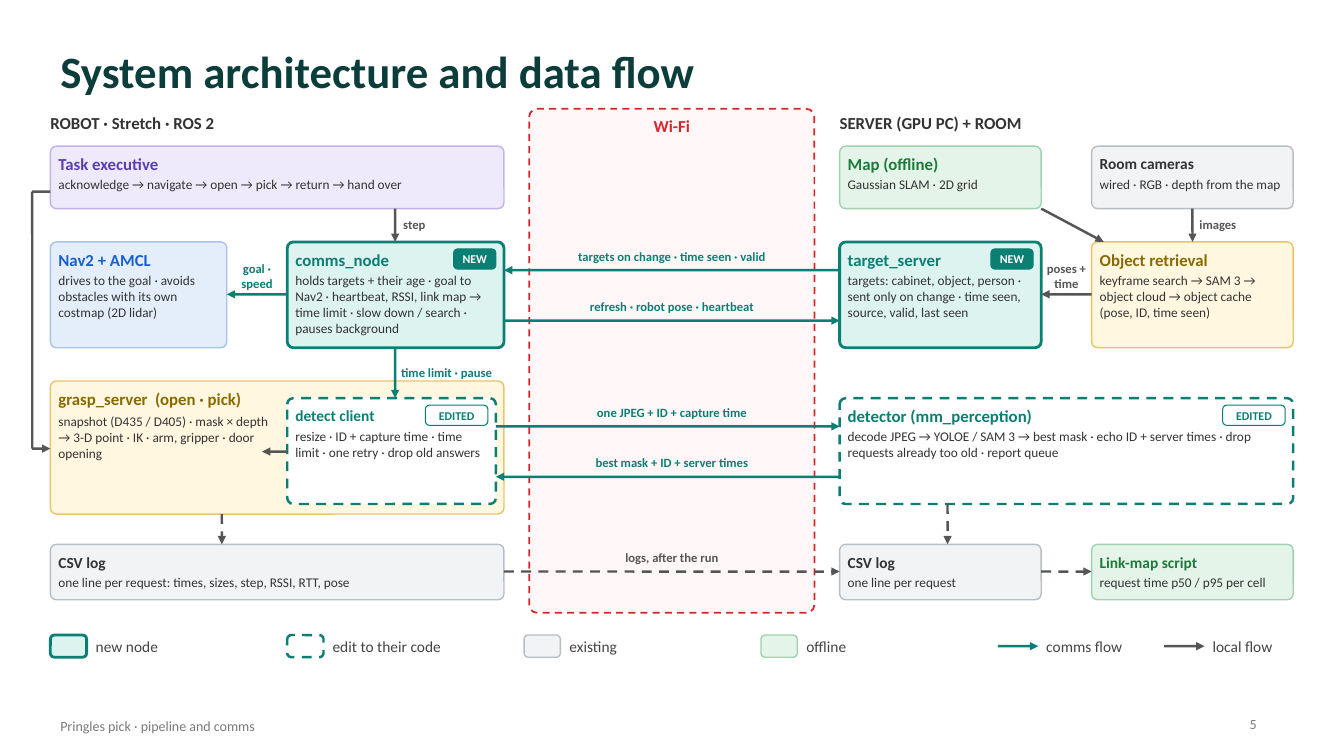
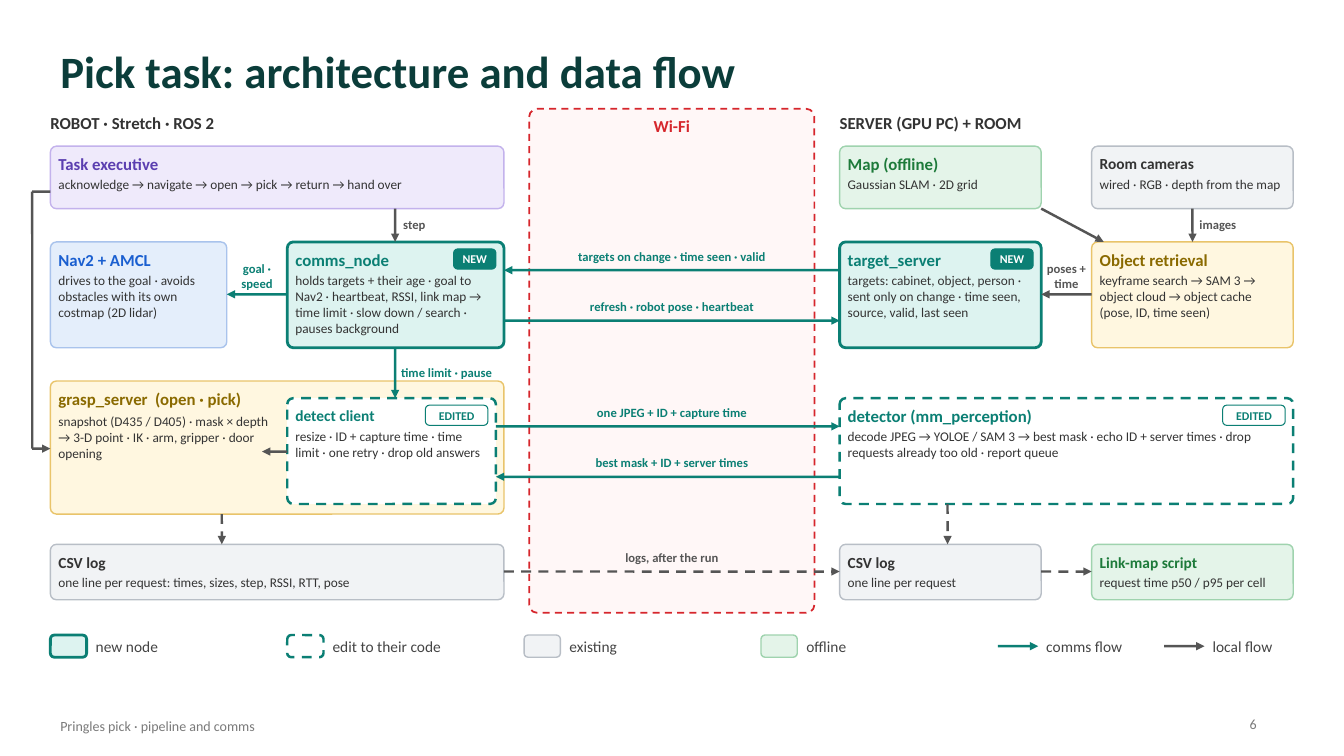
Before and after one commit to jorichee14/Others, a slide deck: slide 6 of value_scheduling/docs/Pringles_Pipeline_Architecture.pptx (slide 5 before the commit). Drawn at 1344x756 pixels with LibreOffice and Linux fonts; fonts in the diff are those of the drawing. Boxes give left, top, right and bottom in pixels: in the first picture for what was removed or moved away, otherwise in the second. Text is boxed around its words. In the diff, an @@ line names an element or a change of style, - is before the commit and + after.

```diff
--- a/value_scheduling/docs/Pringles_Pipeline_Architecture.pptx
+++ b/value_scheduling/docs/Pringles_Pipeline_Architecture.pptx
@@ title at (60, 56, 735, 89): text changed @@
-System architecture and data flow
+Pick task: architecture and data flow
```
Also in this commit, not shown: 1 slide added, 1 other file.
